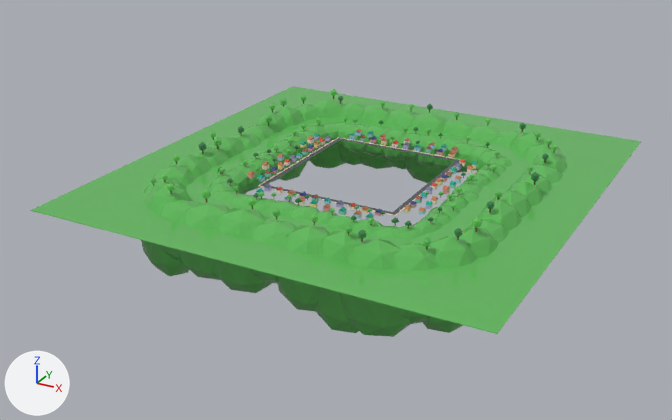
What one commit did to the glTF model assets/cat-cafe/exports/CatCafe_Neighbourhood_Backdrop.glb.
Before and after are seen from a 50 mm lens placed at (851.0, -1689.0, 734.0), pointed at (-47.0, -56.0, -83.0). Arrows for +X, +Y and +Z are at lower left; the lights stay in place. The picture after the commit comes second. Vertices at exactly the same position are counted once.

Objects in the first picture: 'CatCafe_Neighbourhood_Backdrop', 'CatCafe_Neighbourhood_Backdrop_Ground', 'CatCafe_Neighbourhood_Backdrop_Hills', 'CatCafe_Neighbourhood_Backdrop_HillsFar', 'CatCafe_Neighbourhood_Backdrop_Road'.
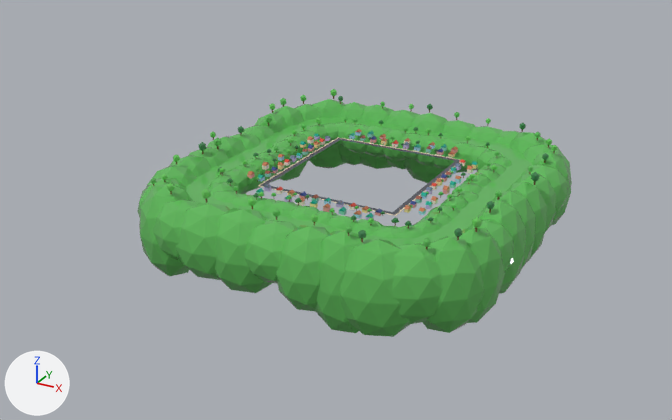
Pixel boxes [x1, y1, x2, y2] of what changed, in the pictures (672 x 420 px):
'CatCafe_Neighbourhood_Backdrop_Ground', reshaped: before [30, 86, 641, 334]; after [186, 117, 532, 246]

Edits to the bpy script that builds the scene:
```text
Change me_catcafe_neighbourhood_backdrop_ground:
    used by ob_catcafe_neighbourhood_backdrop_ground; location = (0.0, 0.0, 0.0)
    remove me_catcafe_neighbourhood_backdrop_ground.from_pydata(...)  # 24 vertices, 48 faces; spans x -480.0..480.0, y -510.0..480.0, z -1.0..0.0
    add me_catcafe_neighbourhood_backdrop_ground.from_pydata(...)  # 1040 vertices, 3120 faces; spans x -364.0..364.0, y -395.0..364.0, z -1.0..0.0
    me_catcafe_neighbourhood_backdrop_ground part 1: 16 vertices removed from x -480.0..480.0, y -510.0..480.0, z -1.0..0.0; 1032 vertices added at x -364.0..364.0, y -395.0..364.0, z -1.0..0.0
```
